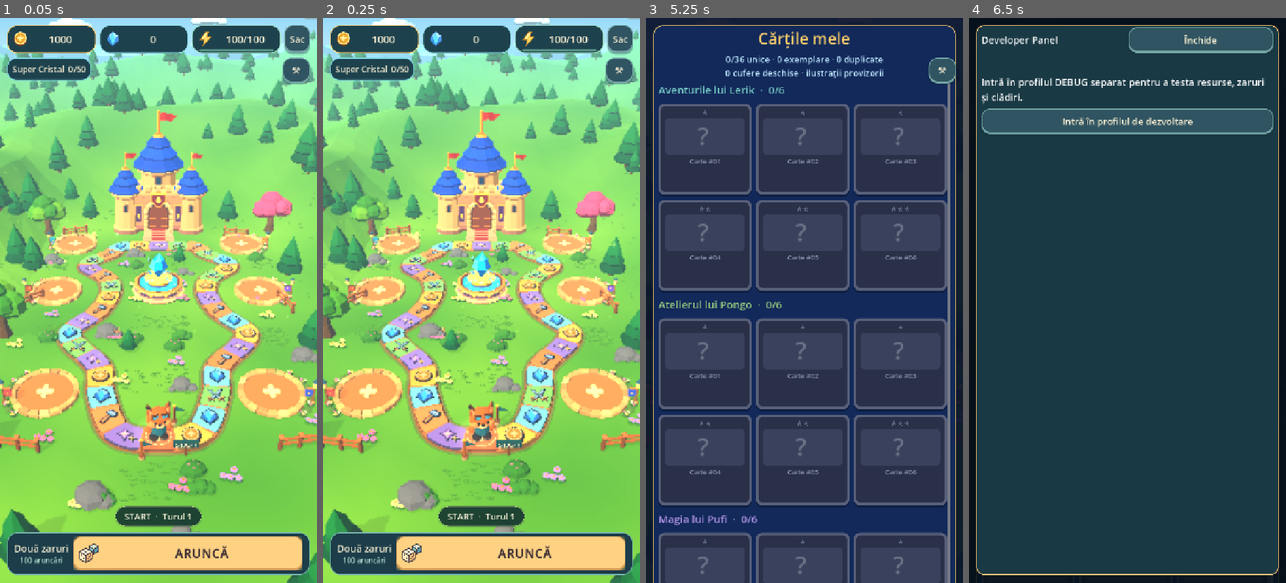
Above: before the commit, frames 1-4 (left to right).
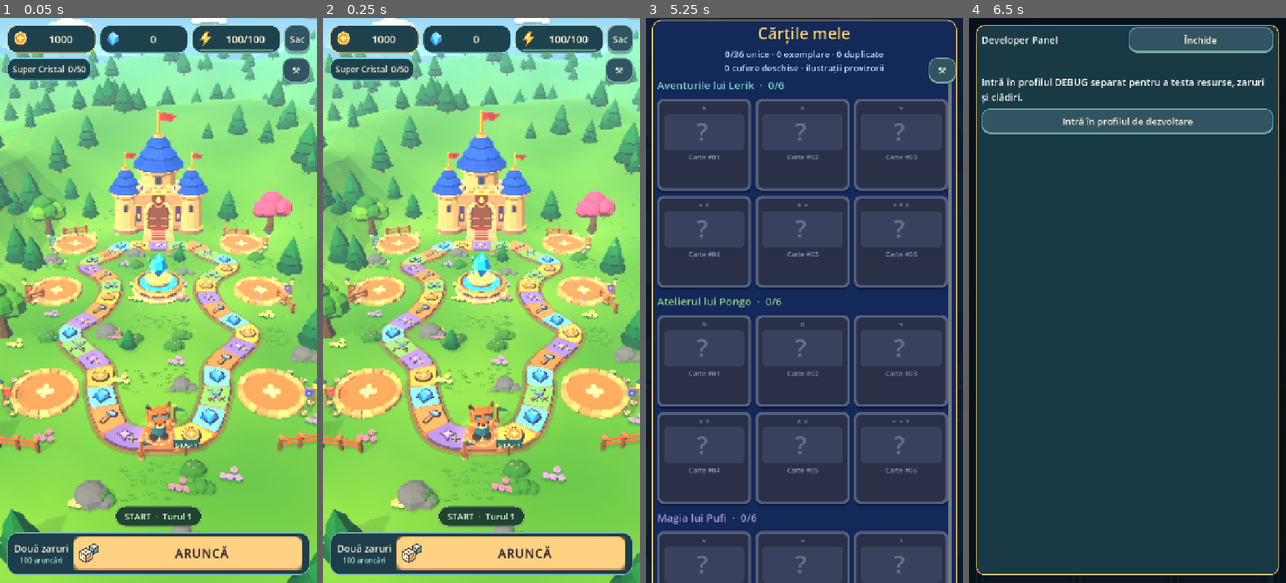
Above: after the commit, the same moments.

Repository: brzluca8/Buble3d
Game: Godot game, scene res://scenes/board.tscn
Same seed, same stepped clock (60 frames per second), same inputs: the game is played once before the commit and once after it.
Inputs:
- Up to frame 1 (0.05 s): no input
- Up to frame 2 (0.25 s): no input
- Up to frame 3 (5.25 s): click "1000" at 0.5 s; click "0" at 1.25 s; click "100/100" at 2 s; click "Sac" at 2.75 s; click "ARUNCĂ" at 3.5 s; click "Super Cristal 0/50" at 4.25 s; click "Cărțile mele" at 5 s
- Up to frame 4 (6.5 s): click "⚒" at 5.75 s

The runs differ from the first frame. In frame 1, 0.1% of the frame differs, in the area x 16-84%, y 3-5%; in frame 2, 0.1%; in frame 3, 16%, in the area x 1-99%, y 0-100%; in frame 4, nothing differs.

Commit message:
Lerion 4.2 phase E: original sound cues, card presentation, unified UI entrances
- tools/build_fx_audio.py: 20 new short cues (wheel ticks and stop, energy/chest/gold wins,
  chest beats and opening, card flip and rare reveal, crystal pulse/ready/activation, dice
  settle, hammer, sneeze, cheer, landing, HUD pop), all in the key of the music
- board_audio: cue table, per-cue minimum gap and pitch spread, 4-voice pool
- card_view: depth flip with shear, progressive illustration reveal, rarity ornaments
  (studs, leaves, gems with a running gleam), new-card outline, tap selection
- Cards screen detail line, ui_kit pop-in for bag, event and cards screens, bolder counters

Co-Authored-By: Claude Opus 5.5 <noreply@anthropic.com>
Claude-Session: https://claude.ai/code/session_019PMyirRT8qLLCxmH4KUAST

Diff:
--- a/lerion/scripts/board/board_audio.gd
+++ b/lerion/scripts/board/board_audio.gd
@@ -69,7 +69,7 @@
 	music_enabled = music
 	effects_enabled = effects
 	if not effects:
-		for voice in [rolling,feet,chime,impacts]:
+		for voice in [rolling,feet,chime,impacts] + fx_voices:
 			voice.stop()
 	if not music:
 		music_voice.stop()
@@ -96,14 +96,51 @@
 	"crystal_ready": "upgrade", "chest_open": "upgrade", "card_reveal": "click", "card_reveal_rare": "upgrade",
 	"upgrade": "upgrade", "dice_settle": "click", "chest_beat": "gem", "crystal_activate": "upgrade", "hammer": "click", "hammer_big": "land", "cheer": "coin", "sneeze": "magic"}
 var event_streams := {}
+## Etapa 4.2 cues (tools/build_fx_audio.py). Events without a cue keep their fallback.
+const CUES := {
+	"wheel_tick": preload("res://assets/board/audio/fx_wheel_tick.wav"),
+	"wheel_stop": preload("res://assets/board/audio/fx_wheel_stop.wav"),
+	"win_energy": preload("res://assets/board/audio/fx_win_energy.wav"),
+	"win_chest_wood": preload("res://assets/board/audio/fx_win_chest.wav"),
+	"win_chest_silver": preload("res://assets/board/audio/fx_win_chest.wav"),
+	"win_chest_gold": preload("res://assets/board/audio/fx_win_gold.wav"),
+	"chest_beat": preload("res://assets/board/audio/fx_chest_beat.wav"),
+	"chest_open": preload("res://assets/board/audio/fx_chest_open.wav"),
+	"card_reveal": preload("res://assets/board/audio/fx_card_flip.wav"),
+	"card_reveal_rare": preload("res://assets/board/audio/fx_card_rare.wav"),
+	"crystal_pulse": preload("res://assets/board/audio/fx_crystal_pulse.wav"),
+	"crystal_ready": preload("res://assets/board/audio/fx_awaken.wav"),
+	"crystal_activate": preload("res://assets/board/audio/fx_crystal_activate.wav"),
+	"dice_settle": preload("res://assets/board/audio/fx_dice_settle.wav"),
+	"hammer": preload("res://assets/board/audio/fx_hammer.wav"),
+	"hammer_big": preload("res://assets/board/audio/fx_hammer_big.wav"),
+	"cheer": preload("res://assets/board/audio/fx_cheer.wav"),
+	"sneeze": preload("res://assets/board/audio/fx_sneeze.wav"),
+	"landing": preload("res://assets/board/audio/fx_landing.wav"),
+	"hud_pop": preload("res://assets/board/audio/fx_hud_pop.wav"),
+}
+## Minimum gap between two plays of the same cue, and a small random pitch spread, so sounds
+## heard dozens of times per session do not stack up or become mechanical.
+const MIN_GAP := {"wheel_tick": 0.045, "hud_pop": 0.1, "card_reveal": 0.06, "crystal_pulse": 0.25, "landing": 0.15, "hammer": 0.08}
+const JITTER := {"wheel_tick": 0.06, "hud_pop": 0.05, "card_reveal": 0.05, "landing": 0.04, "hammer": 0.05, "dice_settle": 0.03}
+var last_played := {}
+var fx_voices: Array[AudioStreamPlayer] = []
+var fx_next := 0
 
 
 func play_event(event: String, pitch := 1.0) -> void:
+	if not EVENTS.has(event) and not CUES.has(event):
+		return
+	var now := Time.get_ticks_msec()/1000.0
+	if now - float(last_played.get(event,-10.0)) < float(MIN_GAP.get(event,0.0)):
+		return
+	last_played[event] = now
+	var clip: AudioStream = event_streams.get(event,CUES.get(event))
+	if clip != null:
+		var spread := float(JITTER.get(event,0.0))
+		_play(_fx_voice(),clip,pitch*(1.0 + randf_range(-spread,spread)))
+		return
 	if not EVENTS.has(event):
-		return
-	var clip: AudioStream = event_streams.get(event)
-	if clip != null:
-		_play(chime,clip,pitch)
 		return
 	match EVENTS[event]:
 		"click": click()
@@ -119,8 +156,17 @@
 		return
 	if what == NOTIFICATION_APPLICATION_PAUSED or what == NOTIFICATION_WM_CLOSE_REQUEST:
 		suspended = true
-		for voice in [rolling,feet,chime,impacts,music_voice]:
+		for voice in [rolling,feet,chime,impacts,music_voice] + fx_voices:
 			voice.stop()
 	elif what == NOTIFICATION_APPLICATION_RESUMED:
 		suspended = false
 		configure(music_enabled,effects_enabled)
+
+
+## A small pool of voices so overlapping cues (a tick during a chime) do not cut each other off.
+func _fx_voice() -> AudioStreamPlayer:
+	if fx_voices.is_empty():
+		for i in range(4):
+			fx_voices.append(_voice(-6.0))
+	fx_next = (fx_next + 1) % fx_voices.size()
+	return fx_voices[fx_next]
--- a/lerion/scripts/board/board_game.gd
+++ b/lerion/scripts/board/board_game.gd
@@ -79,6 +79,7 @@
 			part.material_override = enamel
 	hud.preferences_changed.connect(apply_preferences)
 	hud.control_touched.connect(sounds.click)
+	hud.stat_popped.connect(func() -> void: sounds.play_event("hud_pop"))
 	dice.ground_hit.connect(sounds.impact)
 	dice.ground_hit.connect(_dice_hit)
 	dice.settled.connect(_dice_settled)
@@ -266,7 +267,6 @@
 	_show_aura(false)
 	var category: String = game.ECONOMY.kind(visual_tile,RULES.tile_count)
 	polish.landing(path.centers[visual_tile],Color(path.CATEGORY_TINT.get(category,"ffd866")).lightened(0.25),rare_joy)
-	sounds.play_event("landing")
 	if not landing.is_empty():
 		polish.emote(pawn.position + Vector3.UP*1.95,str(landing.resource))
 	# Rare and short: sometimes Pufi pops in to sneeze magic over a magic tile.
--- a/lerion/scripts/board/board_hud.gd
+++ b/lerion/scripts/board/board_hud.gd
@@ -15,6 +15,7 @@
 signal roll_requested
 signal indices_requested
 signal crystal_requested
+signal stat_popped
 signal event_requested
 signal open_chest_requested(kind: String)
 signal cards_requested
@@ -299,6 +300,7 @@
 	button.scale = Vector2.ONE
 	if prefs.reduced:
 		return
+	stat_popped.emit()
 	var tween := button.create_tween()
 	stat_tweens[key] = tween
 	tween.tween_property(button,"scale",Vector2.ONE*(1.0 + 0.1*strength),0.09).set_trans(Tween.TRANS_QUAD).set_ease(Tween.EASE_OUT)
@@ -512,7 +514,12 @@
 	bag.text = "Sac"
 	bag.accessibility_name = "Inventar și setări"
 	bag.tooltip_text = bag.accessibility_name
+	# Counters use a slightly bolder face so numbers read at a glance on small screens.
+	var numerals := FontVariation.new()
+	numerals.base_font = ThemeDB.fallback_font
+	numerals.variation_embolden = 0.28
 	for stat: Button in [coins,fragments,energy]:
+		stat.add_theme_font_override("font",numerals)
 		stat.add_theme_font_size_override("font_size",23)
 		stat.add_theme_constant_override("icon_max_width",37)
 	var fills := [Color("#ffd277"),Color("#8fddef"),Color("#9bdcc0")]
--- a/lerion/scripts/crystal/card_view.gd
+++ b/lerion/scripts/crystal/card_view.gd
@@ -17,6 +17,15 @@
 var compact := false
 var shine := 0.0
 var aura := 0.0
+## Etapa 4.2 presentation: flip (0 back .. 1 front, drawn with a perspective-like shear),
+## reveal (0..1 progressive wipe of the illustration), fresh (new card glow), selection.
+signal selected(card_id: String)
+var flip := 1.0
+var reveal := 1.0
+var fresh := false
+var selectable := false
+var age := 0.0
+var pick_tween: Tween
 
 
 func show_card(id: String, up := true, has_it := true) -> void:
@@ -44,6 +53,43 @@
 	queue_redraw()
 
 
+func set_flip(value: float) -> void:
+	flip = clampf(value,0.0,1.0)
+	face_up = flip >= 0.5
+	queue_redraw()
+
+
+func set_reveal(value: float) -> void:
+	reveal = clampf(value,0.0,1.0)
+	queue_redraw()
+
+
+func _ready() -> void:
+	resized.connect(func() -> void: pivot_offset = size*0.5)
+	gui_input.connect(_on_input)
+	set_process(true)
+
+
+func _process(delta: float) -> void:
+	# Only rare and fresh cards animate their frame; everything else is drawn once.
+	if face_up and owned and (fresh or str(card.get("rarity","")) == "rare") and is_visible_in_tree():
+		age += delta
+		queue_redraw()
+
+
+func _on_input(event: InputEvent) -> void:
+	if not selectable or card.is_empty():
+		return
+	var tapped: bool = (event is InputEventScreenTouch or event is InputEventMouseButton) and event.pressed
+	if tapped:
+		if pick_tween:
+			pick_tween.kill()
+		pick_tween = create_tween()
+		pick_tween.tween_property(self,"scale",Vector2.ONE*1.08,0.08).set_trans(Tween.TRANS_QUAD)
+		pick_tween.tween_property(self,"scale",Vector2.ONE,0.16).set_trans(Tween.TRANS_BACK).set_ease(Tween.EASE_OUT)
+		selected.emit(str(card.id))
+
+
 func flip_to(up: bool) -> void:
 	face_up = up
 	queue_redraw()
@@ -54,6 +100,12 @@
 	var unit := minf(size.x / 160.0, size.y / 220.0)
 	var rare: Dictionary = Cards.rarity(str(card.get("rarity", "common")))
 	var rarity_color := Color(str(rare.get("color", "#9fb4c8")))
+	# Flip: the card narrows to its edge and shears slightly, so it reads as turning in depth.
+	var angle := PI*(1.0 - flip)
+	var narrow := maxf(0.03,absf(cos(angle)))
+	var shear := 0.16*sin(angle)*(1.0 if cos(angle) >= 0.0 else -1.0)
+	var mid := size*0.5
+	draw_set_transform_matrix(Transform2D(Vector2(narrow,shear*narrow),Vector2(0,1),mid)*Transform2D(Vector2(1,0),Vector2(0,1),-mid))
 	if aura > 0.01 and face_up:
 		var glow_box := StyleBoxFlat.new()
 		glow_box.bg_color = Color(0, 0, 0, 0)
@@ -89,6 +141,11 @@
 		var icon: Texture2D = ICONS.get(str(card.art.get("icon", "chest")), ICONS.chest)
 		var side := minf(art_rect.size.x, art_rect.size.y) * 0.82
 		draw_texture_rect(icon, Rect2(art_rect.get_center() - Vector2.ONE * side * 0.5, Vector2.ONE * side), false)
+		if reveal < 1.0:
+			# Progressive reveal: the illustration is uncovered from the top with a bright seam.
+			var cut := art_rect.size.y*reveal
+			draw_rect(Rect2(art_rect.position + Vector2(0,cut),Vector2(art_rect.size.x,art_rect.size.y - cut)),panel.bg_color)
+			draw_rect(Rect2(art_rect.position + Vector2(0,cut - 2.0*unit),Vector2(art_rect.size.x,4.0*unit)),Color(1,1,0.9,0.85))
 		if shine > 0.0 and shine < 1.0:
 			var band := art_rect.size.x * (shine*1.4 - 0.2)
 			draw_colored_polygon(PackedVector2Array([art_rect.position + Vector2(band, 0), art_rect.position + Vector2(band + 26 * unit, 0),
@@ -97,6 +154,7 @@
 		var q := "?"
 		var qs := int(60 * unit)
 		draw_string(font, art_rect.get_center() + Vector2(-qs * 0.3, qs * 0.35), q, HORIZONTAL_ALIGNMENT_LEFT, -1, qs, Color(1, 1, 1, 0.25))
+	_ornaments(rect,unit,rarity_color)
 	# Rarity stars (top, centred).
 	var stars := int(rare.get("stars", 1))
 	for i in range(stars):
@@ -152,3 +210,50 @@
 	for k in range(10):
 		pts.append(c + Vector2.from_angle(-PI * 0.5 + TAU * k / 10.0) * (r if k % 2 == 0 else r * 0.45))
 	draw_colored_polygon(pts, color)
+
+
+## Original frame per rarity: studs (common), leaves (uncommon), gems with a running gleam (rare).
+## A new card gets a soft teal outline that breathes.
+func _ornaments(rect: Rect2, unit: float, color: Color) -> void:
+	if not owned:
+		return
+	var tier := str(card.get("rarity","common"))
+	var corners := [rect.position + Vector2(10,10)*unit, Vector2(rect.end.x,rect.position.y) + Vector2(-10,10)*unit,
+		Vector2(rect.position.x,rect.end.y) + Vector2(10,-10)*unit, rect.end - Vector2(10,10)*unit]
+	for i in range(4):
+		var c: Vector2 = corners[i]
+		match tier:
+			"common":
+				draw_circle(c,3.2*unit,color.darkened(0.35))
+				draw_circle(c,1.8*unit,color.lightened(0.3))
+			"uncommon":
+				var dir := Vector2(1 if i % 2 == 0 else -1,1 if i < 2 else -1)
+				draw_colored_polygon(PackedVector2Array([c,c + Vector2(dir.x*9,0)*unit,c + Vector2(0,dir.y*9)*unit]),color.darkened(0.25))
+				draw_colored_polygon(PackedVector2Array([c + Vector2(dir.x*1.5,dir.y*1.5)*unit,c + Vector2(dir.x*6,dir.y*1.5)*unit,c + Vector2(dir.x*1.5,dir.y*6)*unit]),color.lightened(0.35))
+			_:
+				var r := 5.5*unit
+				draw_colored_polygon(PackedVector2Array([c + Vector2(0,-r),c + Vector2(r*0.75,0),c + Vector2(0,r),c + Vector2(-r*0.75,0)]),Color("#ff5d8f") if i % 2 == 0 else Color("#58d8ff"))
+				draw_colored_polygon(PackedVector2Array([c + Vector2(0,-r),c + Vector2(r*0.75,0),c]),Color(1,1,1,0.6))
+	if tier == "rare":
+		# A gleam running round the gold frame.
+		var perimeter := 2.0*(rect.size.x + rect.size.y)
+		var d := fposmod(age*0.6,1.0)*perimeter
+		var p: Vector2
+		if d < rect.size.x:
+			p = rect.position + Vector2(d,0)
+		elif d < rect.size.x + rect.size.y:
+			p = Vector2(rect.end.x,rect.position.y + d - rect.size.x)
+		elif d < 2.0*rect.size.x + rect.size.y:
+			p = Vector2(rect.end.x - (d - rect.size.x - rect.size.y),rect.end.y)
+		else:
+			p = Vector2(rect.position.x,rect.end.y - (d - 2.0*rect.size.x - rect.size.y))
+		draw_circle(p,7.0*unit,Color(1,1,0.85,0.55))
+		draw_circle(p,3.5*unit,Color(1,1,1,0.9))
+	if fresh:
+		var breath := 0.5 + 0.5*sin(age*4.0)
+		var outline := StyleBoxFlat.new()
+		outline.bg_color = Color(0,0,0,0)
+		outline.border_color = Color(0.45,1.0,0.9,0.5 + 0.4*breath)
+		outline.set_border_width_all(int(3*unit) + 1)
+		outline.set_corner_radius_all(int(18*unit))
+		draw_style_box(outline,rect.grow(3*unit))
--- a/lerion/scripts/crystal/cards_screen.gd
+++ b/lerion/scripts/crystal/cards_screen.gd
@@ -4,6 +4,9 @@
 signal closed
 const Cards := preload("res://scripts/economy/card_service.gd")
 const CardView := preload("res://scripts/crystal/card_view.gd")
+const UiKit := preload("res://scripts/crystal/ui_kit.gd")
+var detail: Label
+var state_ref: Dictionary = {}
 const GOLD := Color("#ffd06a")
 const CREAM := Color("#fff3d6")
 var hud: CanvasLayer
@@ -40,6 +43,9 @@
 	list.size_flags_horizontal = Control.SIZE_EXPAND_FILL
 	list.add_theme_constant_override("separation",14)
 	scroll.add_child(list)
+	detail = hud._label("Atinge o carte pentru detalii",19,Color("#bfe9ff"))
+	detail.autowrap_mode = TextServer.AUTOWRAP_WORD_SMART
+	col.add_child(detail)
 	col.add_child(hud._button("Închide",close))
 	get_viewport().size_changed.connect(_layout)
 	hide()
@@ -53,6 +59,7 @@
 	refresh(state)
 	show()
 	_layout()
+	UiKit.pop_in(panel,hud.prefs.reduced)
 
 
 func close() -> void:
@@ -60,7 +67,18 @@
 	closed.emit()
 
 
+func _show_detail(id: String) -> void:
+	var item: Dictionary = Cards.card(id)
+	var copies := Cards.copies(state_ref,id)
+	if copies <= 0:
+		detail.text = "Carte nedescoperită · %s · %s" % [Cards.collection(str(item.collection)).name,Cards.rarity(str(item.rarity)).name]
+	else:
+		detail.text = "%s · %s · %s · %d %s" % [item.name,Cards.rarity(str(item.rarity)).name,Cards.collection(str(item.collection)).name,
+			copies,"exemplar" if copies == 1 else "exemplare"]
+
+
 func refresh(state: Dictionary) -> void:
+	state_ref = state
 	for child in list.get_children():
 		list.remove_child(child)
 		child.queue_free()
@@ -84,6 +102,8 @@
 			view.mouse_filter = Control.MOUSE_FILTER_IGNORE
 			view.compact = true
 			view.show_card(item.id,true,copies > 0)
+			view.selectable = true
+			view.selected.connect(_show_detail)
 			if copies > 1:
 				view.set_badge("×%d" % copies,Color("#3b82f6"))
 			grid.add_child(view)
--- a/lerion/scripts/crystal/chest_screen.gd
+++ b/lerion/scripts/crystal/chest_screen.gd
@@ -298,6 +298,7 @@
 		view.size = _card_size()
 		view.pivot_offset = view.size*0.5
 		view.show_card(str(ids[i]),false)
+		view.flip = 0.0
 		view.position = _chest_center() - view.size*0.5
 		view.scale = Vector2.ONE*0.25
 		view.modulate.a = 0.0
@@ -308,6 +309,7 @@
 func _apply_face(i: int) -> void:
 	var view := cards[i]
 	view.flip_to(true)
+	view.fresh = bool(receipt.new[i])
 	if bool(receipt.new[i]):
 		view.set_badge("NOUĂ!",Color("#ff5d73"))
 	else:
@@ -417,10 +419,14 @@
 	var flip := create_tween()
 	flip.set_speed_scale(speed)
 	flips.append(flip)
-	flip.tween_property(view,"scale:x",0.0,0.12).set_trans(Tween.TRANS_SINE)
+	# Lift, turn over in depth, then uncover the illustration from the top.
+	view.reveal = 0.0
+	flip.tween_property(view,"scale",Vector2.ONE*1.1,0.08).set_trans(Tween.TRANS_QUAD)
+	flip.tween_method(view.set_flip,0.0,0.5,0.12).set_trans(Tween.TRANS_SINE).set_ease(Tween.EASE_IN)
 	flip.tween_callback(func() -> void: _apply_face(i))
-	flip.tween_property(view,"scale:x",1.08,0.16).set_trans(Tween.TRANS_BACK).set_ease(Tween.EASE_OUT)
+	flip.tween_method(view.set_flip,0.5,1.0,0.14).set_trans(Tween.TRANS_BACK).set_ease(Tween.EASE_OUT)
 	flip.tween_property(view,"scale",Vector2.ONE,0.1)
+	flip.tween_method(view.set_reveal,0.0,1.0,0.3 if str(Cards.card(str(receipt.cards[i])).rarity) != "rare" else 0.55).set_trans(Tween.TRANS_SINE)
 	_reveal_effects(i)
 
 
@@ -450,6 +456,8 @@
 	for i in range(revealed,cards.size()):
 		_apply_face(i)
 	for view in cards:
+		view.set_flip(1.0)
+		view.set_reveal(1.0)
 		view.scale = Vector2.ONE
 		view.modulate.a = 1.0
 	revealed = cards.size()
--- a/lerion/scripts/crystal/event_screen.gd
+++ b/lerion/scripts/crystal/event_screen.gd
@@ -112,6 +112,7 @@
 	refresh()
 	show()
 	screen.show()
+	preload("res://scripts/crystal/ui_kit.gd").pop_in(panel,hud.prefs.reduced)
 	set_process(true)
 
 
--- a/lerion/scripts/crystal/map_hud.gd
+++ b/lerion/scripts/crystal/map_hud.gd
@@ -205,6 +205,10 @@
 func _open_bag() -> void:
 	if not playing:
 		overlay.show()
+		var center := overlay.get_child(0) as Control
+		if center and center.get_child_count() > 0:
+			var reduced: bool = get("prefs") != null and get("prefs").reduced
+			preload("res://scripts/crystal/ui_kit.gd").pop_in(center.get_child(0),reduced)
 
 
 func _layout() -> void:
--- /dev/null
+++ b/lerion/scripts/crystal/ui_kit.gd
@@ -0,0 +1,23 @@
+extends RefCounted
+## UI Animation Utilities shared by the screens: one entrance and one press language everywhere.
+
+## Panel entrance: rises a little, scales from 92% with a soft overshoot, fades in.
+static func pop_in(node: Control, reduced := false, delay := 0.0) -> Tween:
+	node.pivot_offset = node.size*0.5
+	if reduced:
+		node.modulate.a = 1.0
+		node.scale = Vector2.ONE
+		return null
+	node.modulate.a = 0.0
+	node.scale = Vector2.ONE*0.92
+	var tween := node.create_tween().set_parallel(true)
+	tween.tween_property(node,"modulate:a",1.0,0.18).set_delay(delay)
+	tween.tween_property(node,"scale",Vector2.ONE,0.32).set_trans(Tween.TRANS_BACK).set_ease(Tween.EASE_OUT).set_delay(delay)
+	return tween
+
+
+## Number that counts up to `target` on a label; text uses `pattern` with one %d.
+static func count_up(label: Label, from: int, target: int, pattern := "%d", time := 0.45) -> Tween:
+	var tween := label.create_tween()
+	tween.tween_method(func(v: int) -> void: label.text = pattern % v,from,target,time).set_trans(Tween.TRANS_QUAD).set_ease(Tween.EASE_OUT)
+	return tween
Not shown, added: lerion/assets/board/audio/fx_awaken.wav.import
Not shown, added: lerion/assets/board/audio/fx_card_flip.wav.import
Not shown, added: lerion/assets/board/audio/fx_card_rare.wav.import
Not shown, added: lerion/assets/board/audio/fx_cheer.wav.import
Not shown, added: lerion/assets/board/audio/fx_chest_beat.wav.import
Not shown, added: lerion/assets/board/audio/fx_chest_open.wav.import
Not shown, added: lerion/assets/board/audio/fx_crystal_activate.wav.import
Not shown, added: lerion/assets/board/audio/fx_crystal_pulse.wav.import
Not shown, added: lerion/assets/board/audio/fx_crystal_ready.wav.import
Not shown, added: lerion/assets/board/audio/fx_dice_settle.wav.import
Not shown, added: lerion/assets/board/audio/fx_hammer.wav.import
Not shown, added: lerion/assets/board/audio/fx_hammer_big.wav.import
(and 34 more such lines)
